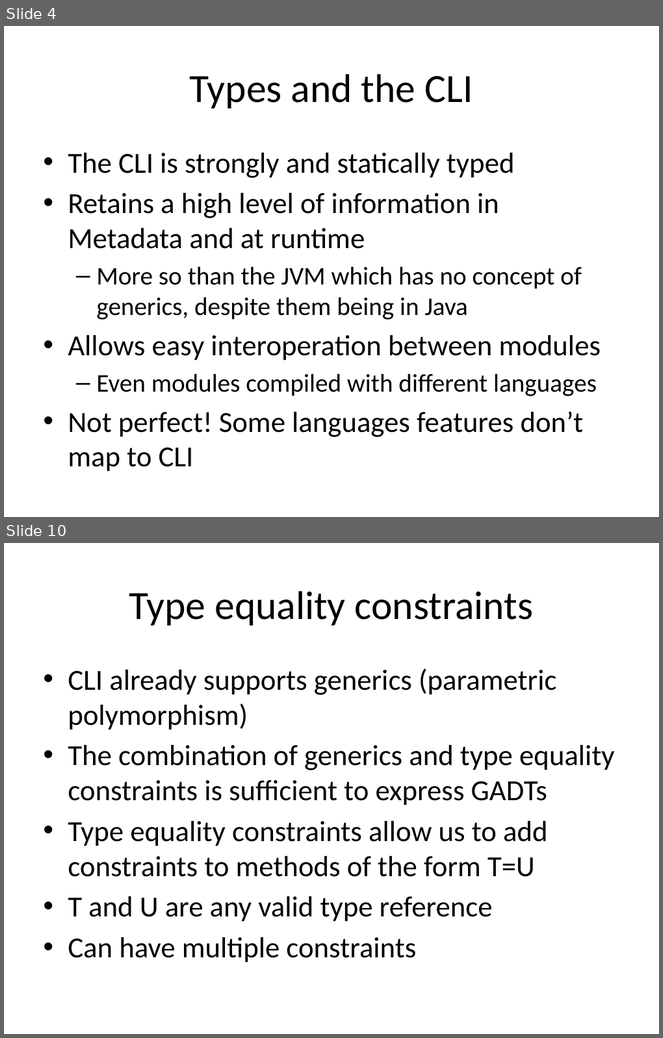
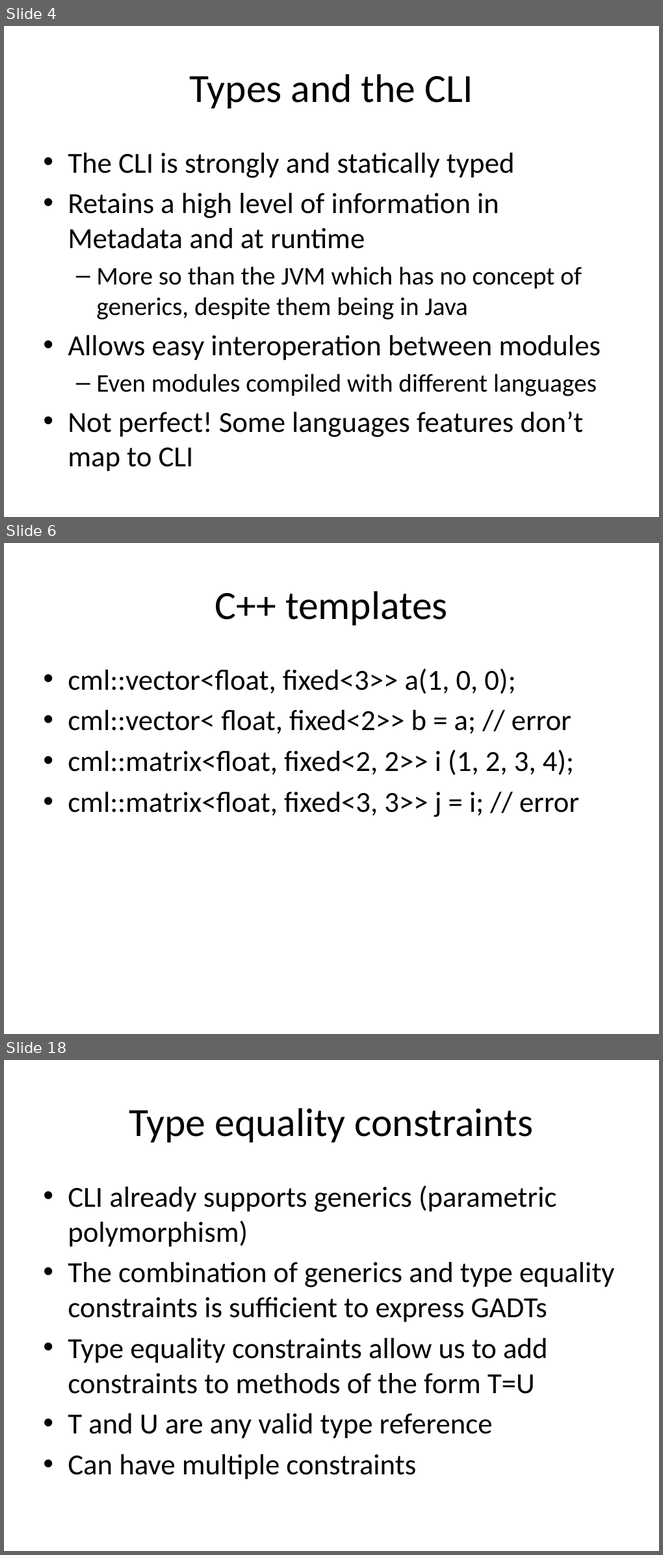
Before and after one commit to Frassle/Imperial-FYP, a slide deck: draftPresenation.pptx. Shown one above the other, each under a label of ours: slides 4 and 10 before the commit, slides 4, 6 and 18 after it; the slides between them are not shown. The pictures are 663x1038 and 663x1555 pixels, drawn with LibreOffice and Linux fonts; fonts in the diff are those of the drawing. Boxes give left, top, right and bottom in pixels: in the first picture for what was removed or moved away, otherwise in the second. Text is boxed around its words. In the diff, an @@ line names an element or a change of style, - is before the commit and + after.

```diff
--- a/draftPresenation.pptx
+++ b/draftPresenation.pptx
@@ slide 6 added at (4, 543, 659, 1034), background #FFFFFF @@
@@ title added at (215, 591, 448, 626), 44 pt, text #000000 @@
+C++ templates
@@ text added at (68, 668, 579, 817), 32 pt, text #000000 @@
+• cml::vector<float, fixed<3>> a(1, 0, 0);
+• cml::vector< float, fixed<2>> b = a; // error
+• cml::matrix<float, fixed<2, 2>> i (1, 2, 3, 4);
+• cml::matrix<float, fixed<3, 3>> j = i; // error
@@ what was slide 10 is now slide 18 @@
```
Also in this commit, not shown: 1 slide changed, 11 other slides added.
